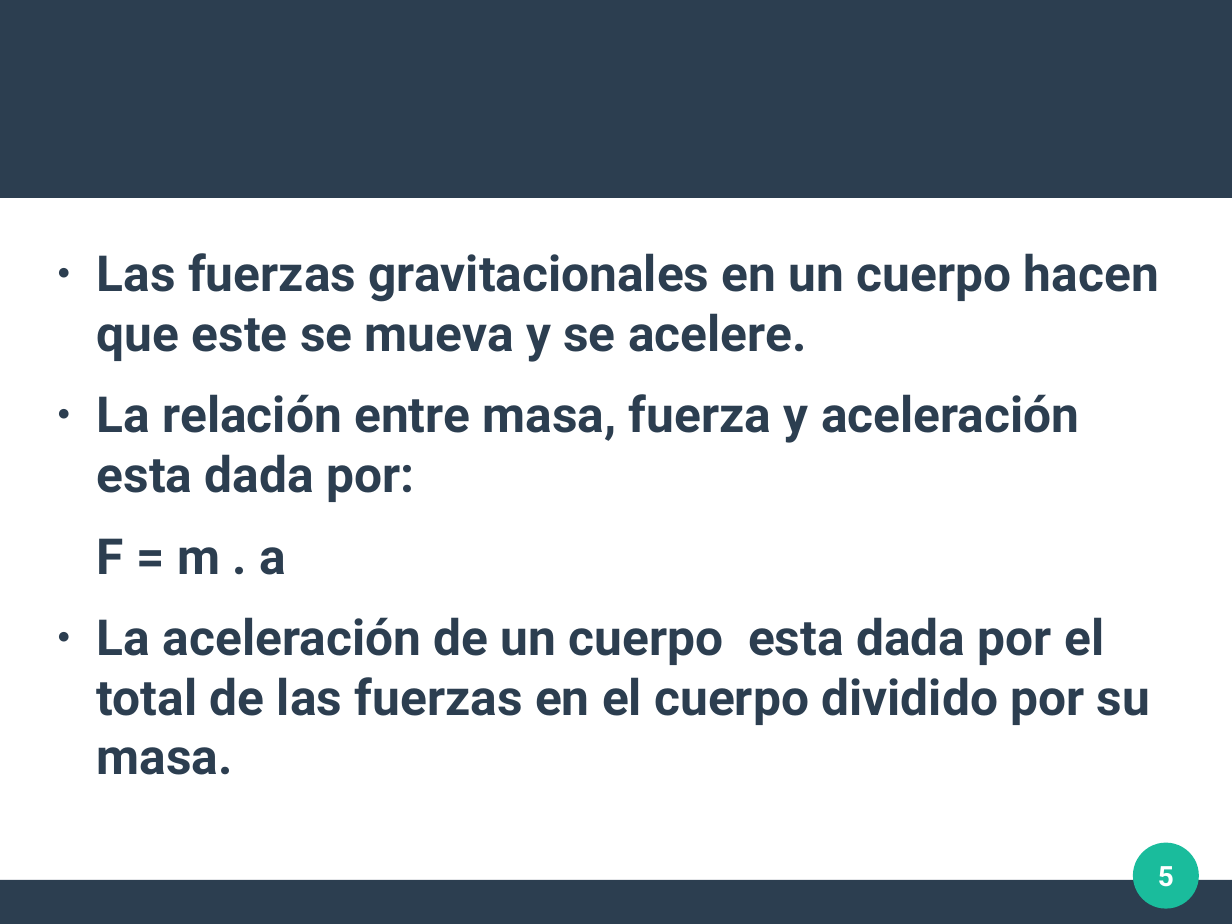
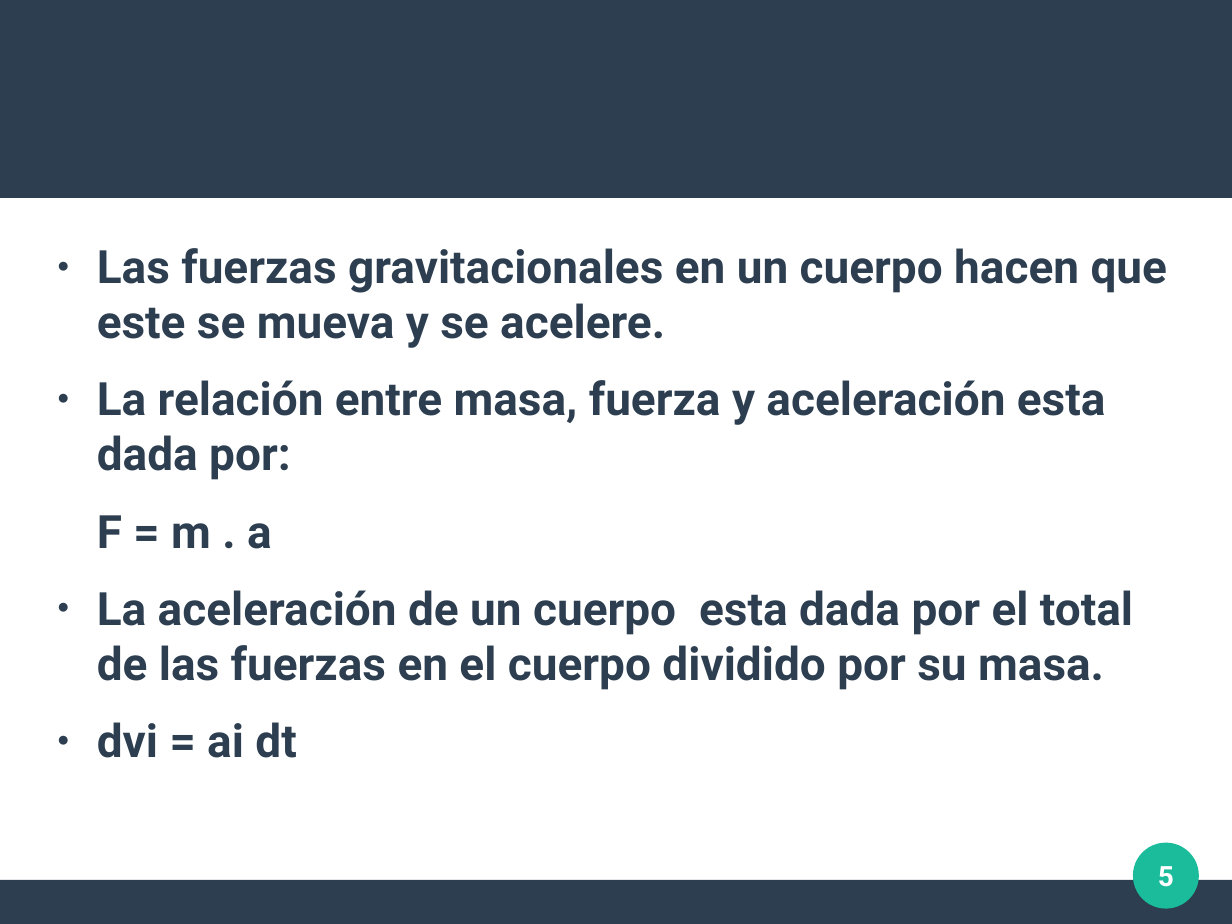
Before and after one commit to javier-a-agustin/tp-final-Introduccion-a-la-Concurrencia-2020, a slide deck: slide 5 of presentacion.odp. Drawn at 1232x924 pixels with LibreOffice and Linux fonts; fonts in the diff are those of the drawing. Boxes give left, top, right and bottom in pixels: in the first picture for what was removed or moved away, otherwise in the second. Text is boxed around its words. In the diff, an @@ line names an element or a change of style, - is before the commit and + after.

```diff
--- a/presentacion.odp
+++ b/presentacion.odp
@@ text at [97,248,1167,690]: size 32 to 29.6 pt @@
@@ text at [97,722,296,758]: paragraph added @@
+● dvi = ai dt
```
Also in this commit, not shown: 1 other slide changed, 5 slides added, 3 other files.
